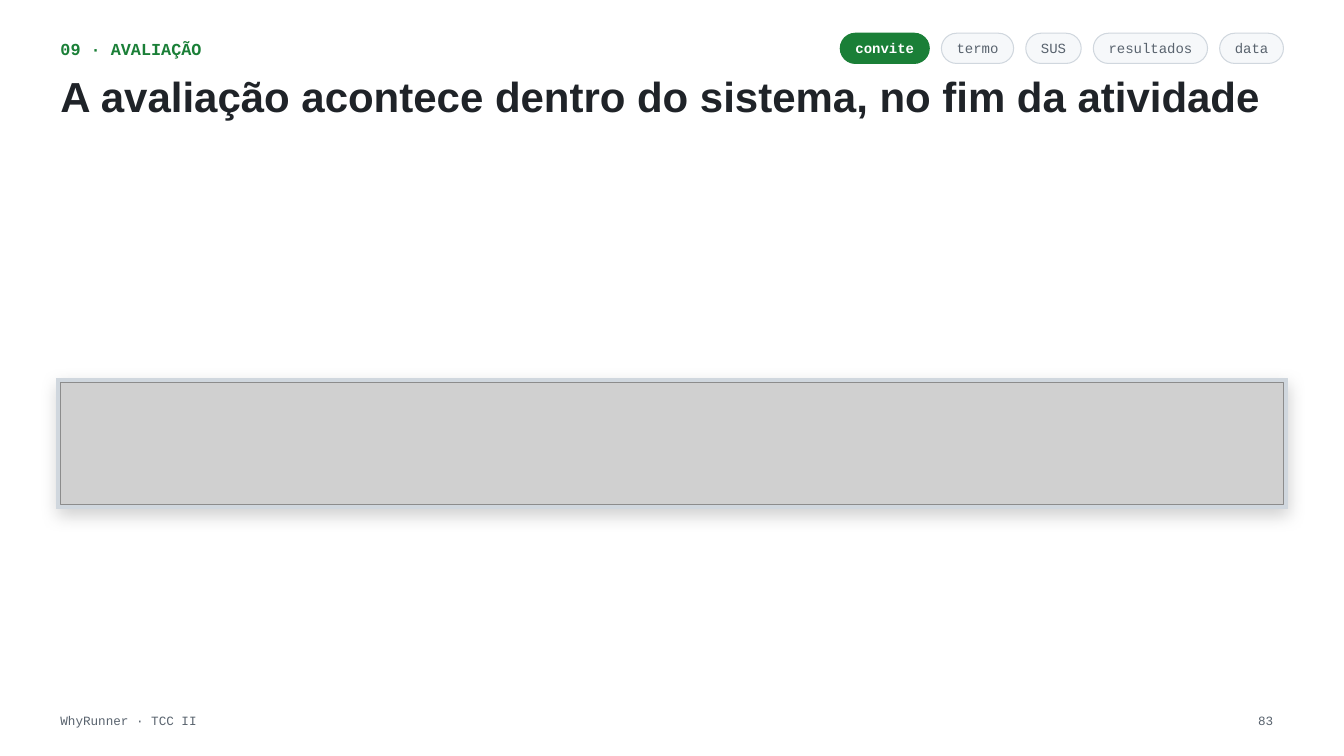
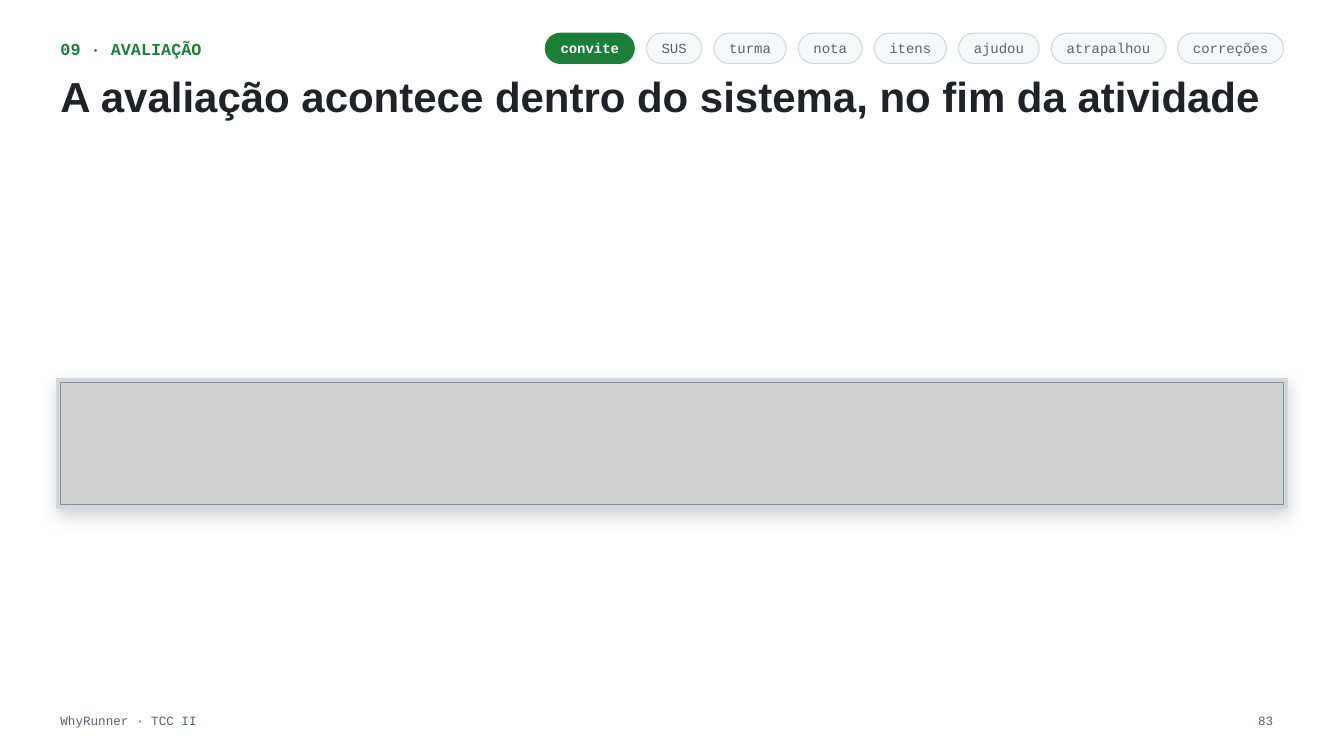
Before and after one commit to whowon2/why-runner, a slide deck: slide 83 of WhyRunner — Apresentação TCC II v5.pptx. Drawn at 1344x756 pixels with LibreOffice and Linux fonts; fonts in the diff are those of the drawing; grey boxes stand for pictures. Boxes give left, top, right and bottom in pixels: in the first picture for what was removed or moved away, otherwise in the second. Text is boxed around its words. In the diff, an @@ line names an element or a change of style, - is before the commit and + after.

```diff
--- a/WhyRunner — Apresentação TCC II v5.pptx
+++ b/WhyRunner — Apresentação TCC II v5.pptx
@@ text "convite": place and size @@
-text "convite" at (855,43,914,53)
+text "convite" at (561,43,620,53)
@@ rounded rectangle added at (545,33,634,64), fill #1A7F37, outline #1A7F37 0.75 pt @@
@@ text "SUS": place and size @@
-text "SUS" at (1041,43,1066,53)
+text "SUS" at (662,43,687,53)
@@ rounded rectangle added at (646,33,702,64), fill #F6F8FA, outline #D0D7DE 0.75 pt @@
@@ rounded rectangle added at (714,33,786,64), fill #F6F8FA, outline #D0D7DE 0.75 pt @@
@@ text added at (729,44,771,53), 10 pt, text #59636E @@
+turma
@@ rounded rectangle: place and size @@
-rounded rectangle at (841,33,930,64)
+rounded rectangle at (799,33,862,64)
@@ rounded rectangle at (799,33,862,64): fill #1A7F37 to #F6F8FA; outline #1A7F37 0.75 pt to #D0D7DE 0.75 pt @@
@@ text added at (813,44,846,53), 10 pt, text #59636E @@
+nota
@@ rounded rectangle: place and size @@
-rounded rectangle at (1026,33,1082,64)
+rounded rectangle at (874,33,947,64)
@@ text added at (889,43,931,53), 10 pt, text #59636E @@
+itens
@@ text removed at (957,44,999,53) @@
-termo
@@ rounded rectangle: place and size @@
-rounded rectangle at (942,33,1014,64)
+rounded rectangle at (959,33,1040,64)
@@ text added at (974,43,1024,56), 10 pt, text #59636E @@
+ajudou
@@ rounded rectangle: place and size @@
-rounded rectangle at (1094,33,1208,64)
+rounded rectangle at (1052,33,1166,64)
@@ text added at (1067,43,1151,56), 10 pt, text #59636E @@
+atrapalhou
@@ text removed at (1109,43,1193,53) @@
-resultados
@@ rounded rectangle: place and size @@
-rounded rectangle at (1220,33,1284,64)
+rounded rectangle at (1178,33,1284,64)
@@ text added at (1193,43,1268,56), 10 pt, text #59636E @@
+correções
@@ text removed at (1235,43,1268,53) @@
-data
```
Also in this commit, not shown: 6 other slides changed, 6 slides added, 3 slides removed, 16 other files.
